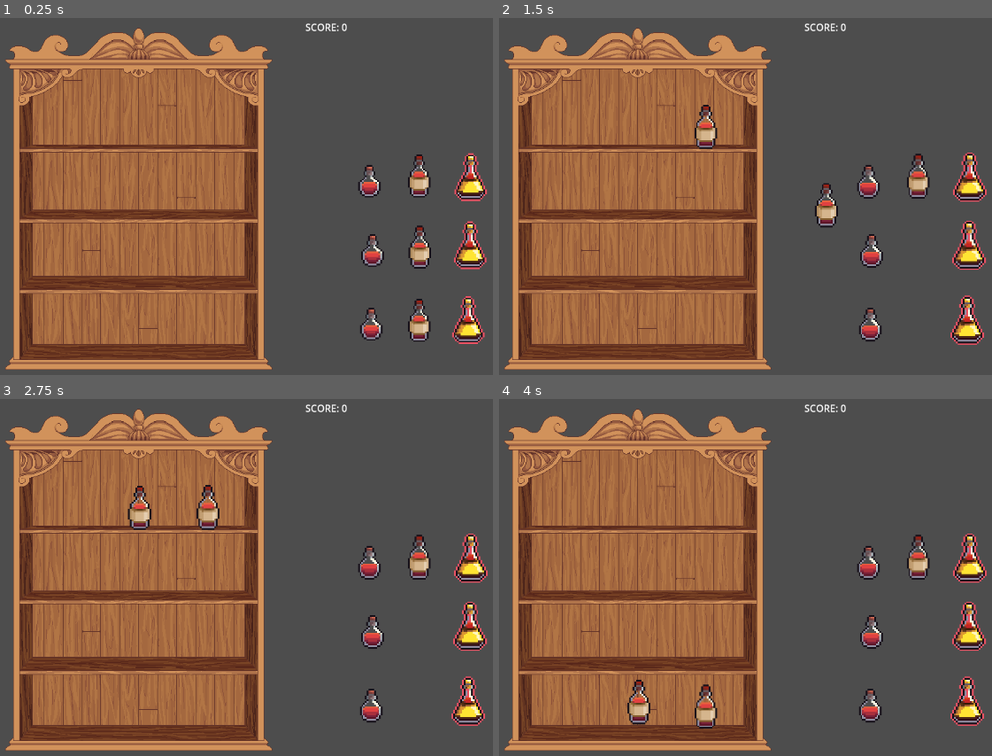
Above: before the commit, frames 1-4 (two rows, left to right).
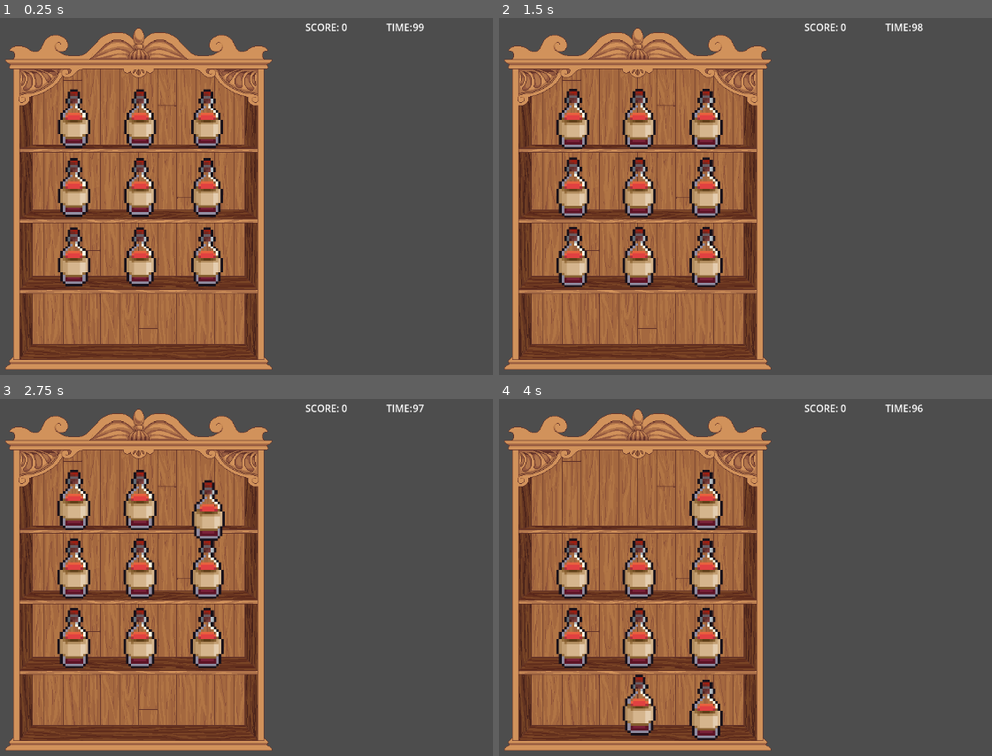
Above: after the commit, the same moments.

Repository: TAVI0/alignipottins
Game: Godot game, scene res://main.tscn
Same seed, same stepped clock (60 frames per second), same inputs: the game is played once before the commit and once after it.
Inputs (mouse positions are in pixels of both pictures, inside the frame that each line leads up to):
- Up to frame 1 (0.25 s): no input
- Up to frame 2 (1.5 s): drag from (918, 317) to (637, 121) at 0.52 s; drag from (918, 246) to (637, 121) at 1.27 s
- Up to frame 3 (2.75 s): move the mouse to (207, 506) at 2.02 s; press the mouse at (207, 506) at 2.03 s
- Up to frame 4 (4 s): release the mouse at (706, 506) at 2.75 s; tap Enter at 2.75 s; drag from (637, 506) to (637, 702) at 2.77 s; drag from (572, 506) to (637, 702) at 3.52 s

The runs differ from the first frame. In frame 1, 10% of the frame differs, in the area x 11-99%, y 1-92%; in frame 2, 10%; in frame 3, 9.8%; in frame 4, 9.8%.

Commit message:
agregado contador y posiones instanciadas en lugar

Diff:
--- a/draggable.tscn
+++ b/draggable.tscn
@@ -92,12 +92,15 @@
 }]
 
 [node name="Draggable" type="Area2D"]
+position = Vector2(-2.38419e-07, 0)
+scale = Vector2(1.90807, 1.90807)
 collision_layer = 2
 collision_mask = 4
 script = ExtResource("1_fe0qn")
 
 [node name="CollisionShape2D" type="CollisionShape2D" parent="."]
-position = Vector2(2, -1)
+position = Vector2(0.427733, 0.0481779)
+scale = Vector2(0.288556, 0.288556)
 shape = SubResource("RectangleShape2D_frk8c")
 
 [node name="Label" type="Label" parent="."]
@@ -109,9 +112,10 @@
 text = "group: 01"
 
 [node name="AnimatedSprite2D" type="AnimatedSprite2D" parent="."]
-scale = Vector2(3.875, 3.875)
+position = Vector2(1.78814e-07, 1.04818)
+scale = Vector2(0.983049, 0.983049)
 sprite_frames = SubResource("SpriteFrames_syd2q")
-frame = 3
-frame_progress = 0.282759
+frame = 10
+frame_progress = 0.538324
 
 [connection signal="input_event" from="." to="." method="_on_input_event"]
--- a/main.tscn
+++ b/main.tscn
@@ -1,8 +1,7 @@
-[gd_scene load_steps=6 format=3 uid="uid://c4boffmx620kv"]
+[gd_scene load_steps=5 format=3 uid="uid://c4boffmx620kv"]
 
 [ext_resource type="Script" path="res://scripts/main.gd" id="1_2l7e7"]
 [ext_resource type="Texture2D" uid="uid://ciryt76f5xjy0" path="res://sprites/shelf.png" id="1_aomma"]
-[ext_resource type="PackedScene" uid="uid://bs5dswkn0sv0m" path="res://draggable.tscn" id="1_g2yej"]
 [ext_resource type="Script" path="res://scripts/shelves.gd" id="2_qku1a"]
 
 [sub_resource type="RectangleShape2D" id="RectangleShape2D_ve4tk"]
@@ -33,7 +32,7 @@
 shape = SubResource("RectangleShape2D_ve4tk")
 
 [node name="Markers" type="Node2D" parent="shelf/Shelves"]
-position = Vector2(4.76837e-07, 6.16639)
+position = Vector2(1.42351e-05, -2.37164)
 
 [node name="Marker2D" type="Marker2D" parent="shelf/Shelves/Markers"]
 position = Vector2(49.1537, -0.0792703)
@@ -74,7 +73,7 @@
 shape = SubResource("RectangleShape2D_ve4tk")
 
 [node name="Markers" type="Node2D" parent="shelf/Shelves2"]
-position = Vector2(4.76837e-07, 6.16639)
+position = Vector2(4.76837e-07, 0.948692)
 
 [node name="Marker2D" type="Marker2D" parent="shelf/Shelves2/Markers"]
 position = Vector2(49.1537, -0.0792703)
@@ -115,7 +114,7 @@
 shape = SubResource("RectangleShape2D_ve4tk")
 
 [node name="Markers" type="Node2D" parent="shelf/Shelves3"]
-position = Vector2(4.76837e-07, 6.16639)
+position = Vector2(4.76837e-07, 2.84603)
 
 [node name="Marker2D" type="Marker2D" parent="shelf/Shelves3/Markers"]
 position = Vector2(49.1537, -0.0792703)
@@ -165,7 +164,7 @@
 position = Vector2(-49.249, 2.98023e-07)
 
 [node name="BackContent" type="Node2D" parent="shelf/Shelves4/Markers/Marker2D"]
-position = Vector2(-49.249, 2.98023e-07)
+position = Vector2(-0.133458, 0.0790371)
 
 [node name="Marker2D2" type="Marker2D" parent="shelf/Shelves4/Markers"]
 position = Vector2(-0.0952981, -0.0792691)
@@ -174,7 +173,7 @@
 position = Vector2(-2.14577e-06, 3.15905e-06)
 
 [node name="BackContent" type="Node2D" parent="shelf/Shelves4/Markers/Marker2D2"]
-position = Vector2(-49.249, 2.98023e-07)
+position = Vector2(-0.133458, 0.0790371)
 
 [node name="Marker2D3" type="Marker2D" parent="shelf/Shelves4/Markers"]
 position = Vector2(-48.5563, -0.079271)
@@ -183,44 +182,23 @@
 position = Vector2(48.461, 2.93217e-06)
 
 [node name="BackContent" type="Node2D" parent="shelf/Shelves4/Markers/Marker2D3"]
-position = Vector2(-49.249, 2.98023e-07)
-
-[node name="Potion" type="Node2D" parent="."]
-position = Vector2(578, 254)
-scale = Vector2(0.745008, 0.745008)
-
-[node name="Draggable" parent="Potion" instance=ExtResource("1_g2yej")]
-position = Vector2(228.185, 253.689)
-group = 1
-
-[node name="Draggable2" parent="Potion" instance=ExtResource("1_g2yej")]
-position = Vector2(229.528, 93.3093)
-group = 1
-
-[node name="Draggable3" parent="Potion" instance=ExtResource("1_g2yej")]
-position = Vector2(228.185, -61.7443)
-group = 1
-
-[node name="Draggable4" parent="Potion" instance=ExtResource("1_g2yej")]
-position = Vector2(339.594, 91.2742)
-group = 2
-
-[node name="Draggable5" parent="Potion" instance=ExtResource("1_g2yej")]
-position = Vector2(340.936, -57.7175)
-group = 2
-
-[node name="Draggable6" parent="Potion" instance=ExtResource("1_g2yej")]
-position = Vector2(335.567, 255.031)
-group = 2
-
-[node name="Draggable7" parent="Potion" instance=ExtResource("1_g2yej")]
-position = Vector2(119.462, -61.7443)
-
-[node name="Draggable8" parent="Potion" instance=ExtResource("1_g2yej")]
-position = Vector2(126.173, 89.9319)
-
-[node name="Draggable9" parent="Potion" instance=ExtResource("1_g2yej")]
-position = Vector2(123.489, 251.004)
+position = Vector2(-0.133458, 0.0790371)
+
+[node name="time" type="Node" parent="."]
+
+[node name="number" type="Label" parent="time"]
+offset_left = 694.0
+offset_top = 22.0
+offset_right = 750.0
+offset_bottom = 45.0
+text = "00000"
+
+[node name="text" type="Label" parent="time"]
+offset_left = 651.0
+offset_top = 22.0
+offset_right = 707.0
+offset_bottom = 45.0
+text = "TIME:"
 
 [node name="score" type="Node" parent="."]
 
@@ -237,3 +215,7 @@
 offset_right = 575.0
 offset_bottom = 45.0
 text = "SCORE:"
+
+[node name="Timer" type="Timer" parent="."]
+wait_time = 100.0
+autostart = true
--- a/scripts/global.gd
+++ b/scripts/global.gd
@@ -1,6 +1,9 @@
 extends Node
 
 var SCORE = 0
+var POTS = 9
+var SHELVES = 4
+
 
 # Called when the node enters the scene tree for the first time.
 func _ready() -> void:
--- a/scripts/main.gd
+++ b/scripts/main.gd
@@ -1,4 +1,6 @@
 extends Node2D
+
+@onready var time = $Timer
 
 # Called when the node enters the scene tree for the first time.
 func _ready() -> void:
@@ -7,4 +9,5 @@
 
 # Called every frame. 'delta' is the elapsed time since the previous frame.
 func _process(delta: float) -> void:
+	$time/number.set_text(str(int(time.time_left)))
 	pass
--- a/scripts/shelves.gd
+++ b/scripts/shelves.gd
@@ -2,8 +2,10 @@
 
 var LONGSET = 3
 @onready var markers = $Markers
+const DRAGGABLE = preload("res://draggable.tscn")
 
 func _ready() -> void:
+	add_potion()
 	pass
 
 func _process(delta: float) -> void:
@@ -38,7 +40,6 @@
 		decoration.reparent(content_marker)
 	else:
 		decoration.return_to_position()
-		print("mmmh rari")
 
 func move_to_marker(node: Node2D, marker: Marker2D):
 	var tween = get_tree().create_tween().tween_property(
@@ -56,4 +57,14 @@
 
 func add_score():
 	GLOBAL.SCORE += 100
-	print(GLOBAL.SCORE)
+
+func add_potion():
+	for marker in markers.get_children():
+		print("POTS: ",GLOBAL.POTS)
+		if GLOBAL.POTS != 0:
+			var decoration: Draggable = DRAGGABLE.instantiate()
+			decoration.group = 1
+			marker.add_child(decoration)
+			GLOBAL.POTS -= 1
+			pass
+	pass
